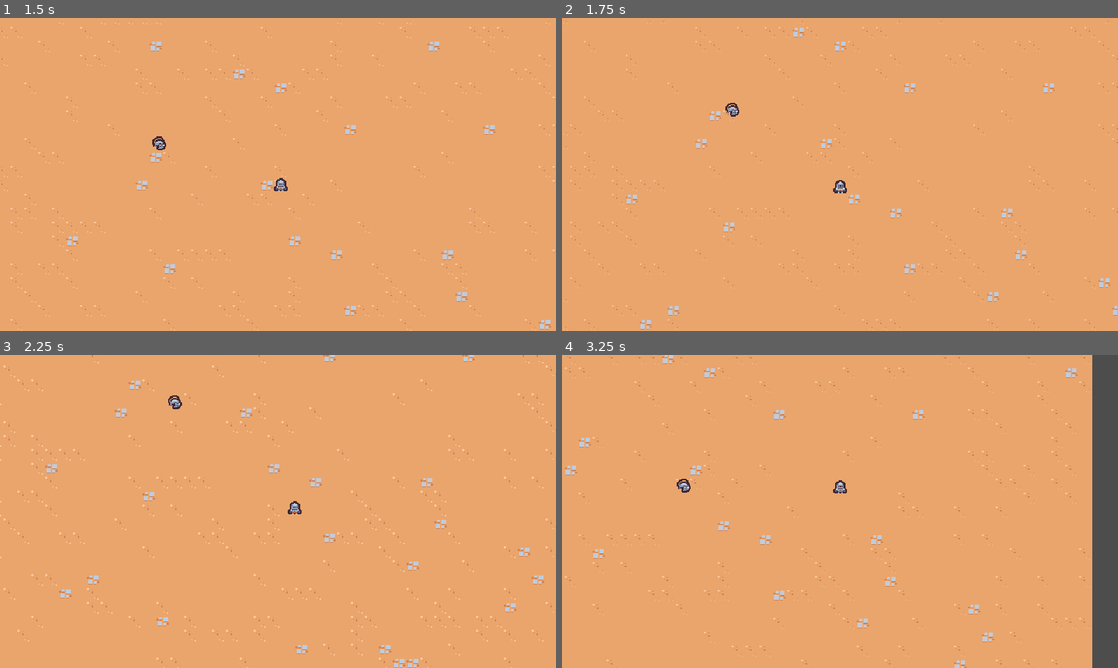
Above: before the commit, frames 1-4 (two rows, left to right).
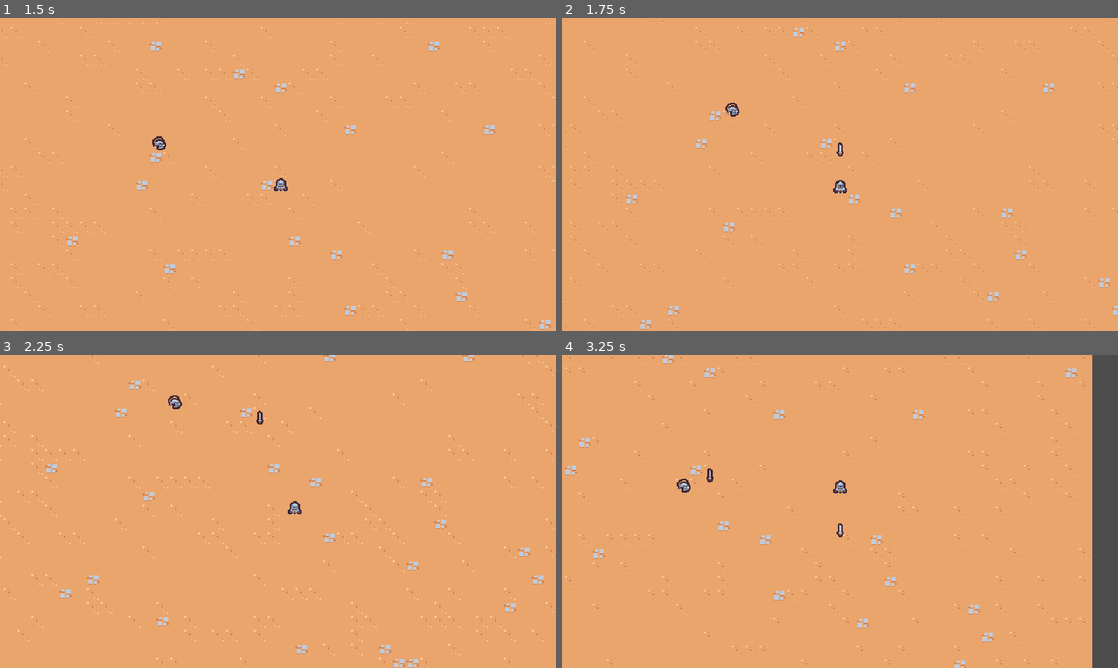
Above: after the commit, the same moments.

Repository: Xephis/SurvivorGame
Game: Godot game, scene res://scenes/main/main.tscn
Two runs of this game, one before a commit and one after it. Both use one fixed random seed, a clock stepped at 60 frames per second and the inputs below.
Inputs:
- Up to frame 1 (1.5 s): hold D (move_right) 0.53-1.28 s; hold S (move_down) from 1.28 s (still down)
- Up to frame 2 (1.75 s): keep holding S (move_down)
- Up to frame 3 (2.25 s): release S (move_down) at 2.03 s; hold D (move_right) from 2.03 s (still down)
- Up to frame 4 (3.25 s): release D (move_right) at 2.78 s; hold W (move_up) from 2.78 s (still down)

Frame 1 is identical in both runs. In frame 2, less than 0.1% of the frame differs, in the area x 49-51%, y 39-45%; in frame 3, less than 0.1%; in frame 4, less than 0.1%, in the area x 26-51%, y 36-59%.

Commit message:
Add sword ability

Diff:
--- /dev/null
+++ b/scenes/ability/sword_ability/sword_ability.tscn
@@ -0,0 +1,10 @@
+[gd_scene load_steps=2 format=3 uid="uid://c670mrpwgktlq"]
+
+[ext_resource type="Texture2D" uid="uid://c1f524k2f0gxo" path="res://scenes/ability/sword_ability/sword.png" id="1_obh5l"]
+
+[node name="SwordAbility" type="Node2D"]
+
+[node name="Sprite2D" type="Sprite2D" parent="."]
+texture = ExtResource("1_obh5l")
+offset = Vector2(0, -4)
+flip_h = true
--- /dev/null
+++ b/scenes/ability/sword_ability_controller/sword_ability_controller.gd
@@ -0,0 +1,16 @@
+extends Node
+
+@export var sword_ability: PackedScene
+
+# Called when the node enters the scene tree for the first time.
+func _ready():
+	pass
+
+func _on_timer_timeout():
+	var player = get_tree().get_first_node_in_group("player") as Node2D
+	if player == null:
+		return
+
+	var sword_instance = sword_ability.instantiate() as Node2D
+	player.get_parent().add_child(sword_instance)
+	sword_instance.global_position = player.global_position
--- /dev/null
+++ b/scenes/ability/sword_ability_controller/sword_ability_controller.tscn
@@ -0,0 +1,14 @@
+[gd_scene load_steps=3 format=3 uid="uid://dtfw2v6g6h6c6"]
+
+[ext_resource type="Script" path="res://scenes/ability/sword_ability_controller/sword_ability_controller.gd" id="1_h0svd"]
+[ext_resource type="PackedScene" uid="uid://c670mrpwgktlq" path="res://scenes/ability/sword_ability/sword_ability.tscn" id="2_kcf2c"]
+
+[node name="SwordAbilityController" type="Node"]
+script = ExtResource("1_h0svd")
+sword_ability = ExtResource("2_kcf2c")
+
+[node name="Timer" type="Timer" parent="."]
+wait_time = 1.5
+autostart = true
+
+[connection signal="timeout" from="Timer" to="." method="_on_timer_timeout"]
--- a/scenes/player/player.tscn
+++ b/scenes/player/player.tscn
@@ -1,7 +1,8 @@
-[gd_scene load_steps=4 format=3 uid="uid://c6hwmlt1qa0kg"]
+[gd_scene load_steps=5 format=3 uid="uid://c6hwmlt1qa0kg"]
 
 [ext_resource type="Script" path="res://scenes/player/player.gd" id="1_7xs4h"]
 [ext_resource type="Texture2D" uid="uid://bc0dq1aadko7o" path="res://scenes/player/player.png" id="1_x71l8"]
+[ext_resource type="PackedScene" uid="uid://dtfw2v6g6h6c6" path="res://scenes/ability/sword_ability_controller/sword_ability_controller.tscn" id="2_7o13q"]
 
 [sub_resource type="CircleShape2D" id="CircleShape2D_8yxa0"]
 radius = 5.0
@@ -10,6 +11,10 @@
 collision_layer = 0
 script = ExtResource("1_7xs4h")
 
+[node name="AbilityManager" type="Node" parent="."]
+
+[node name="SwordAbilityController" parent="AbilityManager" instance=ExtResource("2_7o13q")]
+
 [node name="Sprite2D" type="Sprite2D" parent="."]
 texture = ExtResource("1_x71l8")
 offset = Vector2(0, -8)
Binary file added: scenes/ability/sword_ability/sword.png
Not shown, added: scenes/ability/sword_ability/sword.png.import
